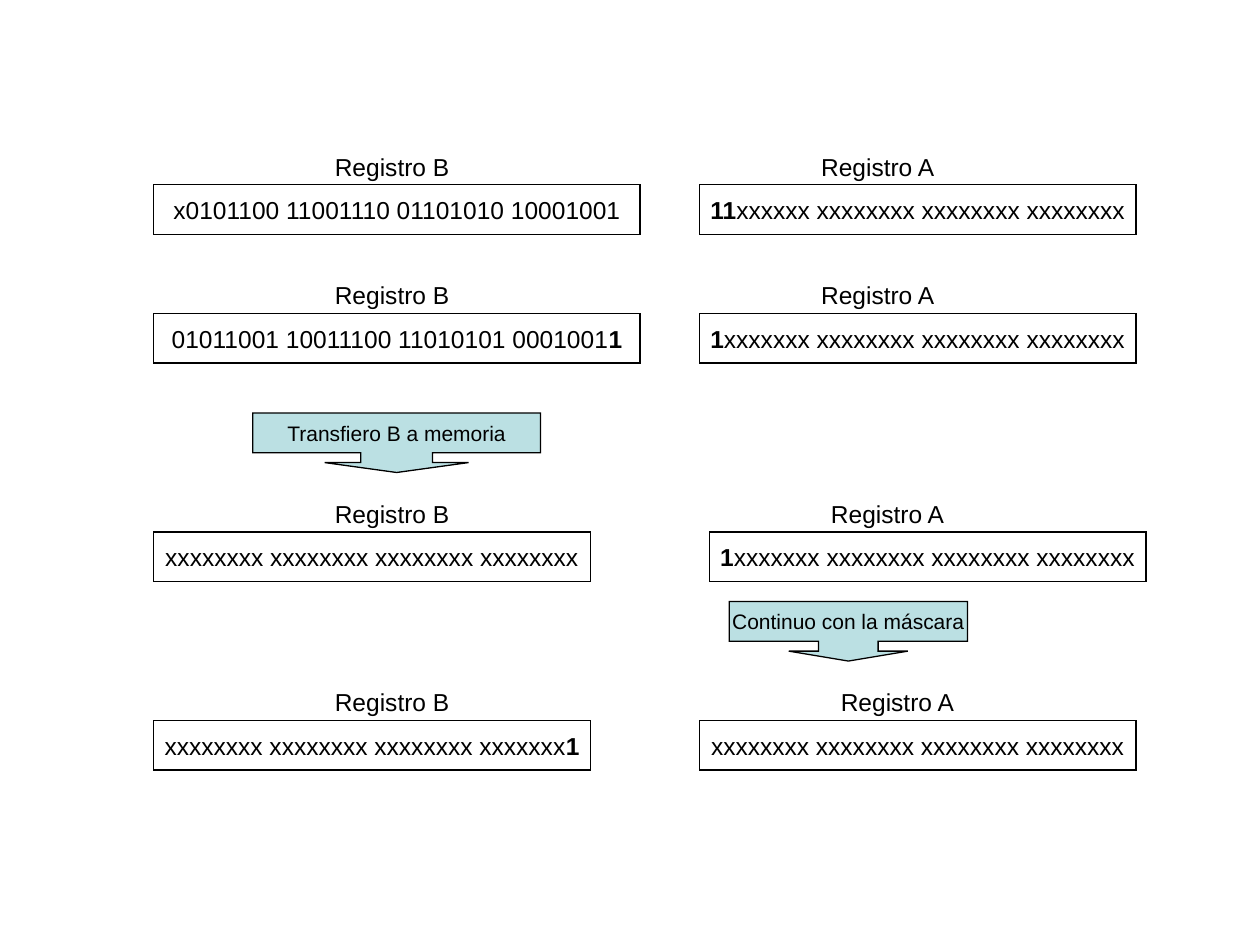
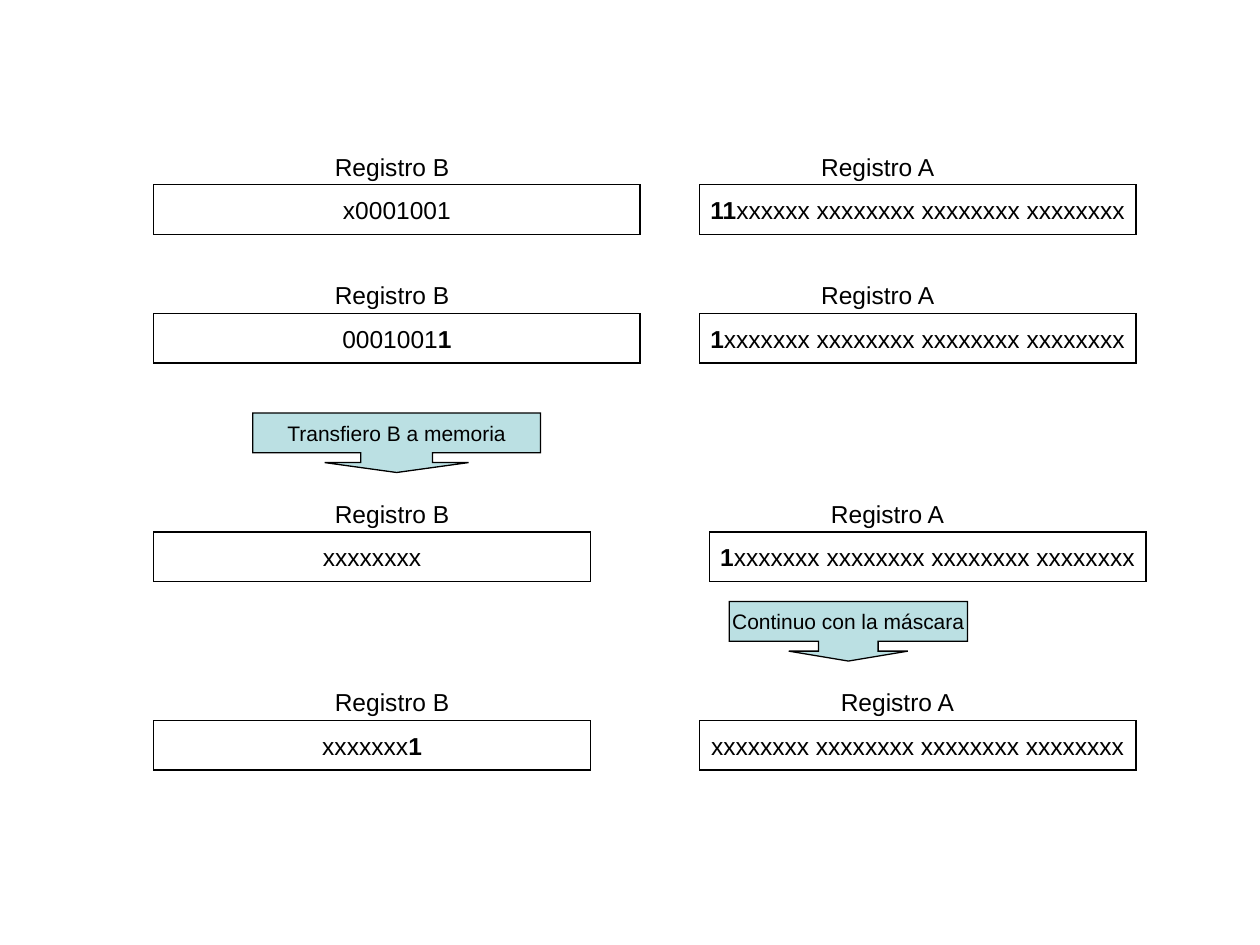
Before and after one commit to marialu2016/orga-2, a slide deck: slide 6 of TP1/Informe Tp1 Orga 2/Presentation1.ppt. Drawn at 1260x945 pixels with LibreOffice and Linux fonts; fonts in the diff are those of the drawing. Boxes give left, top, right and bottom in pixels: in the first picture for what was removed or moved away, otherwise in the second. Text is boxed around its words. In the diff, an @@ line names an element or a change of style, - is before the commit and + after.

```diff
--- a/TP1/Informe Tp1 Orga 2/Presentation1.ppt
+++ b/TP1/Informe Tp1 Orga 2/Presentation1.ppt
@@ text in rectangle at (343, 202, 451, 220): text changed @@
-x0101100 11001110 01101010 10001001
+x0001001
@@ text in rectangle at (342, 331, 451, 349): text changed @@
-01011001 10011100 11010101 00010011
+00010011
@@ text in rectangle at (323, 553, 421, 566): text changed @@
-xxxxxxxx xxxxxxxx xxxxxxxx xxxxxxxx
+xxxxxxxx
@@ text in rectangle at (322, 738, 422, 755): text changed @@
-xxxxxxxx xxxxxxxx xxxxxxxx xxxxxxx1
+xxxxxxx1
```
Also in this commit, not shown: 2 other slides changed, 11 other files.
